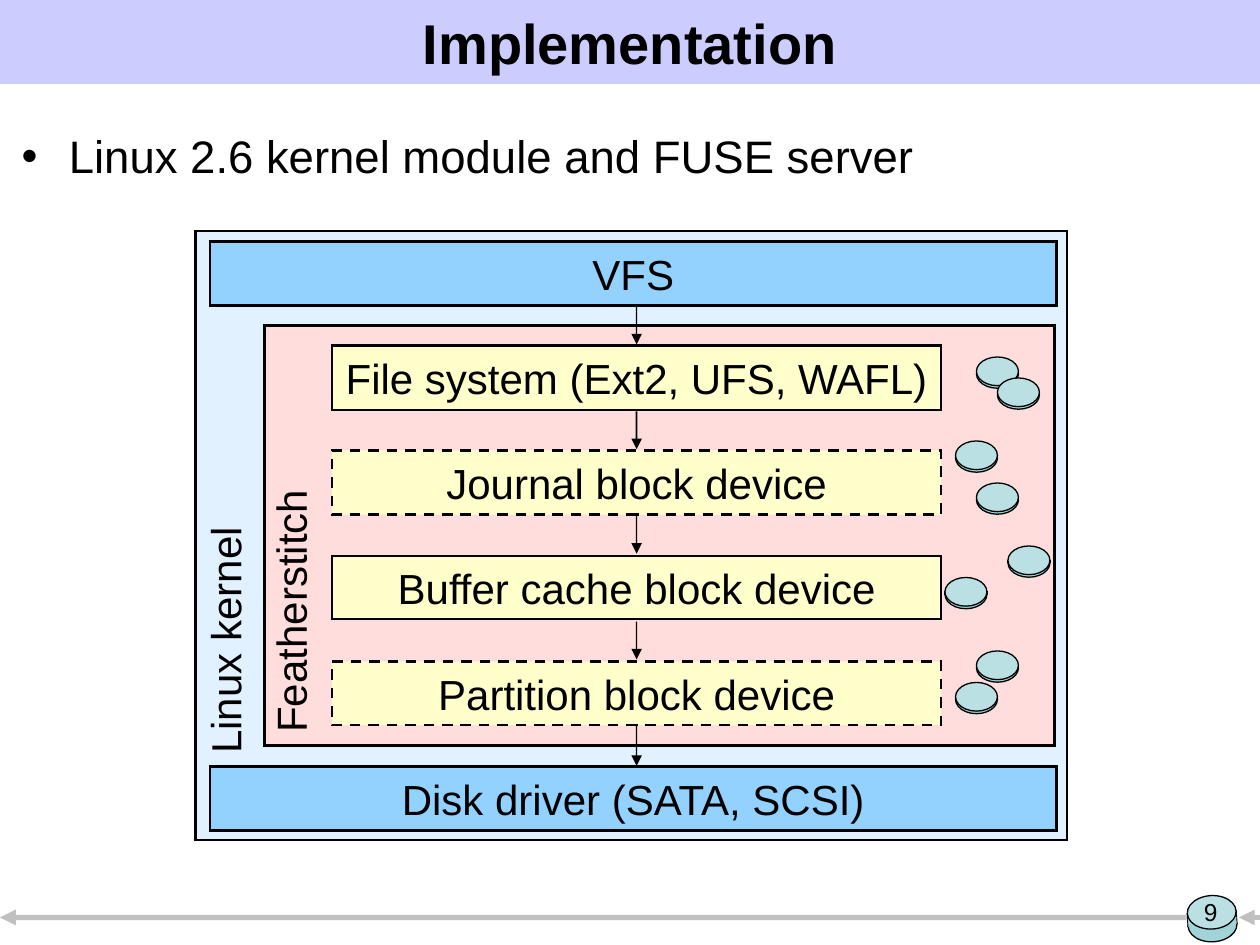
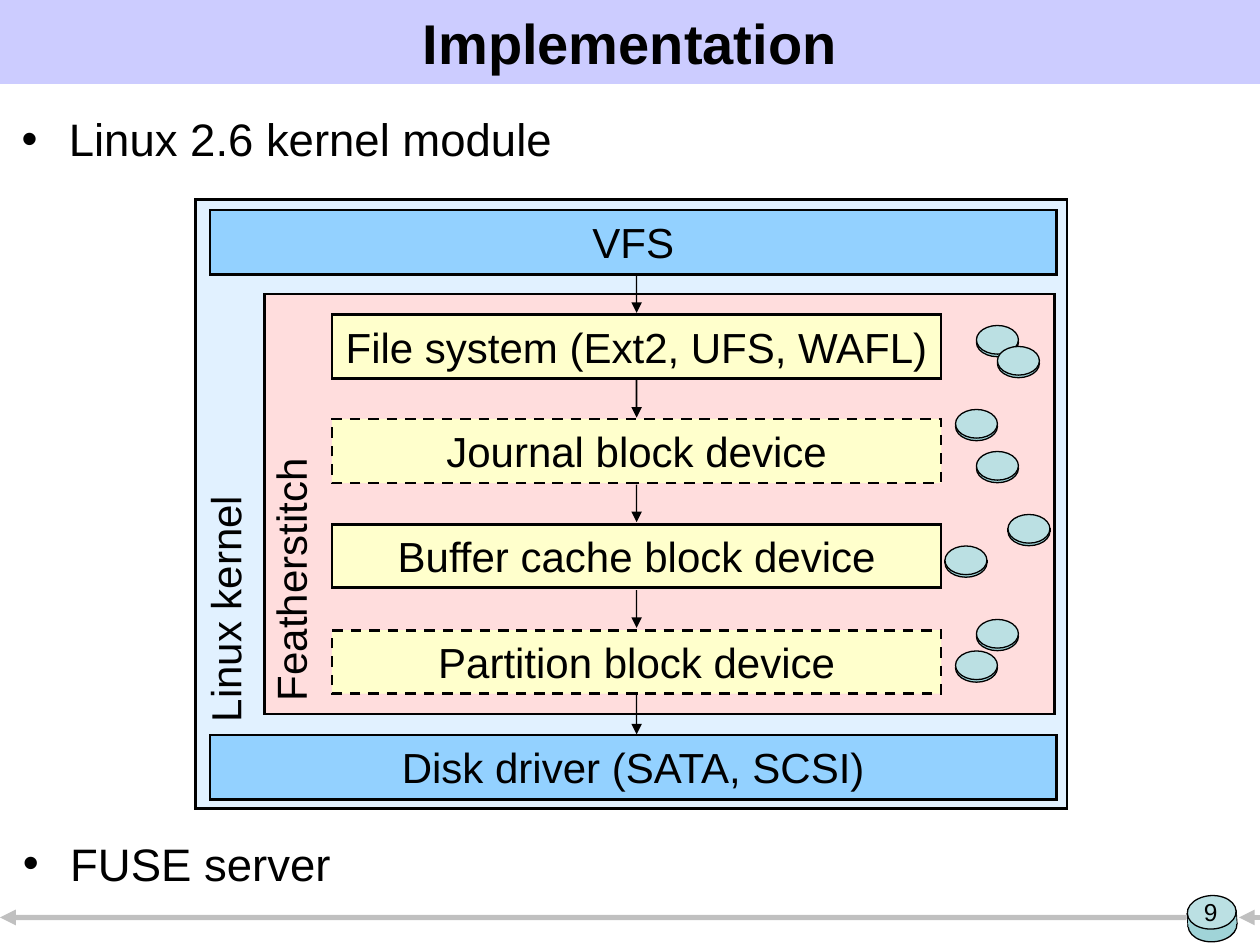
Before and after one commit to ucla-readable/fstitch-doc, a slide deck: slide 9 of sosp/pres.ppt. Drawn at 1260x945 pixels with LibreOffice and Linux fonts; fonts in the diff are those of the drawing. Boxes give left, top, right and bottom in pixels: in the first picture for what was removed or moved away, otherwise in the second. Text is boxed around its words. In the diff, an @@ line names an element or a change of style, - is before the commit and + after.

```diff
--- a/sosp/pres.ppt
+++ b/sosp/pres.ppt
@@ text at (x1=69, y1=123, x2=551, y2=157): text changed @@
-• Linux 2.6 kernel module and FUSE server
+• Linux 2.6 kernel module
@@ 24 rectangles, 16 ellipses, 5 arrows, 2 texts moved together from (x1=195, y1=231, x2=1067, y2=839) to (x1=195, y1=199, x2=1067, y2=808) @@
@@ text added at (x1=70, y1=849, x2=330, y2=882), 26 pt, text #000000 @@
+• FUSE server
```
Also in this commit, not shown: 7 other slides changed.
